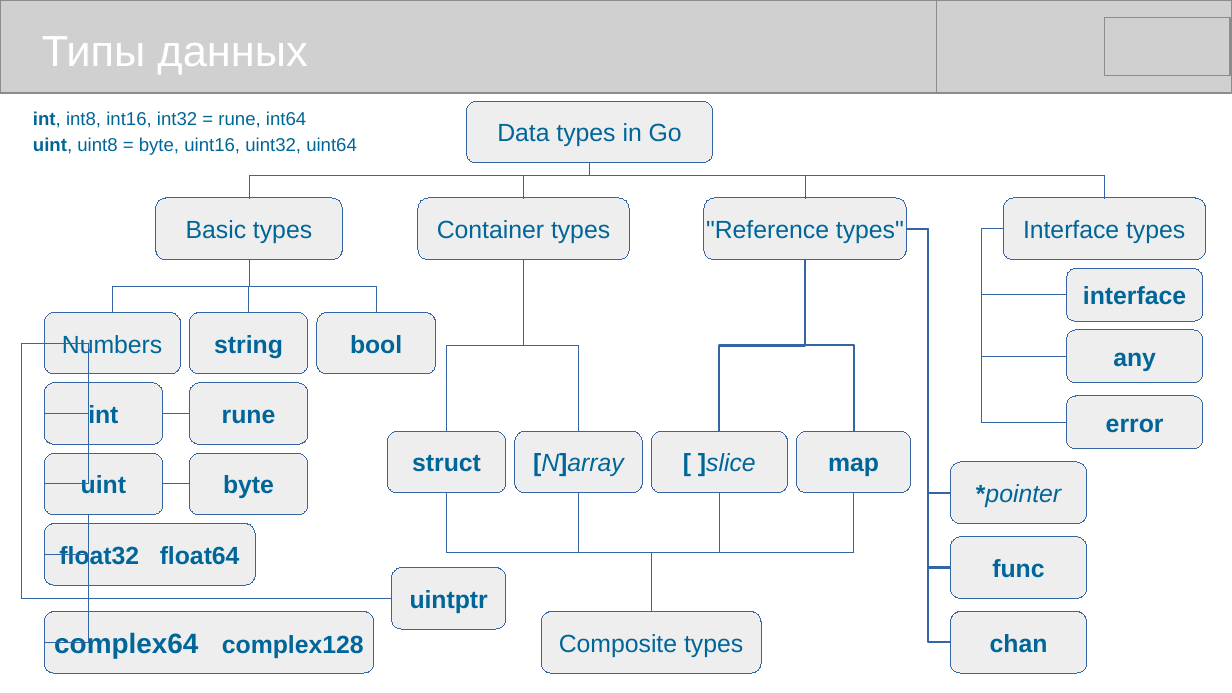
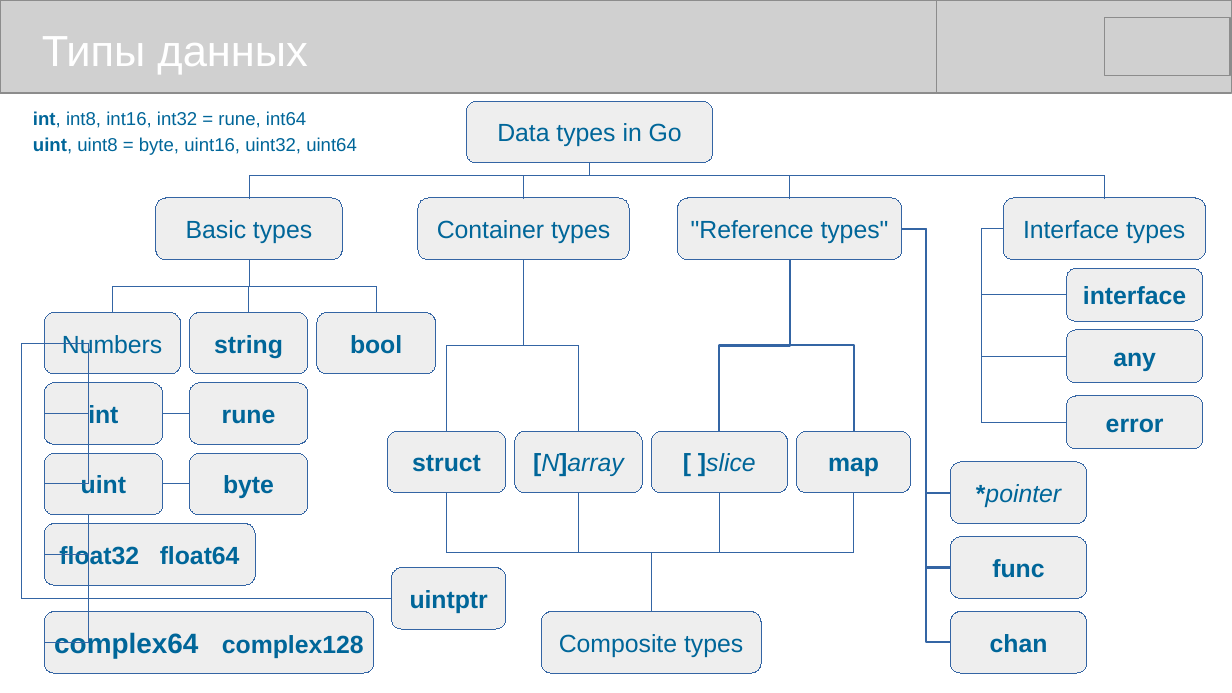
Before and after one commit to mike-shock/Go_language, a slide deck: slide 14 of Go_Preview.odp. Drawn at 1232x693 pixels with LibreOffice and Linux fonts; fonts in the diff are those of the drawing; grey boxes stand for pictures. Boxes give left, top, right and bottom in pixels: in the first picture for what was removed or moved away, otherwise in the second. Text is boxed around its words. In the diff, an @@ line names an element or a change of style, - is before the commit and + after.

```diff
--- a/Go_Preview.odp
+++ b/Go_Preview.odp
@@ elbow line moved from (590, 163) - (806, 198) to (590, 163) - (790, 198) @@
@@ rounded rectangle ""Reference types"": place and size @@
-rounded rectangle ""Reference types"" at bbox=[704, 198, 907, 259]
+rounded rectangle ""Reference types"" at bbox=[677, 198, 902, 259]
@@ elbow line moved from (907, 229) - (950, 643) to (902, 229) - (950, 643) @@
@@ elbow line moved from (907, 229) - (950, 568) to (902, 229) - (950, 568) @@
@@ elbow line moved from (907, 229) - (950, 493) to (902, 229) - (950, 493) @@
@@ elbow line moved from (805, 259) - (720, 432) to (790, 259) - (720, 432) @@
@@ elbow line moved from (805, 259) - (854, 432) to (790, 259) - (854, 432) @@
```
Also in this commit, not shown: 17 other slides changed, 7 other files.
